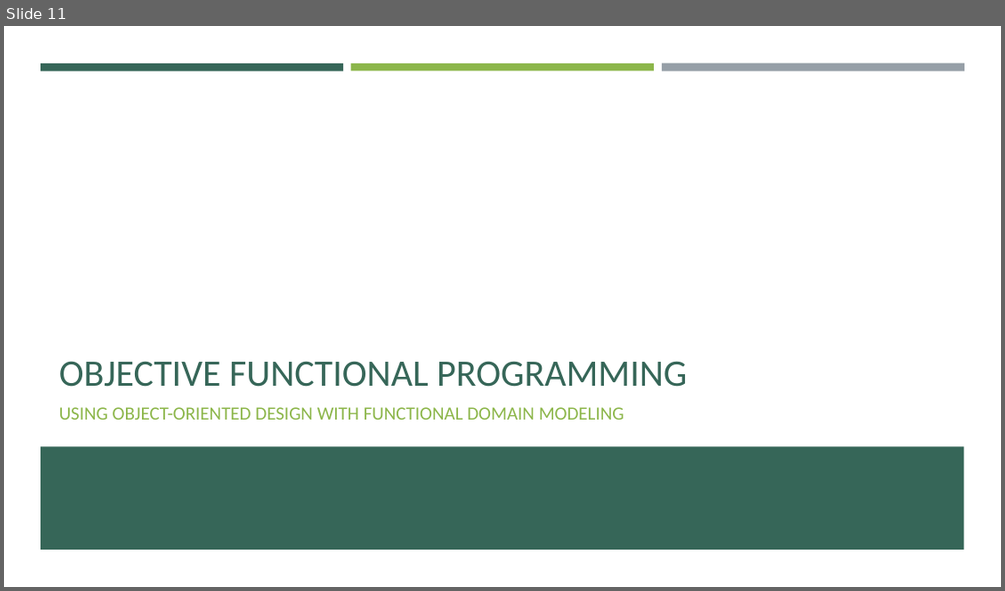
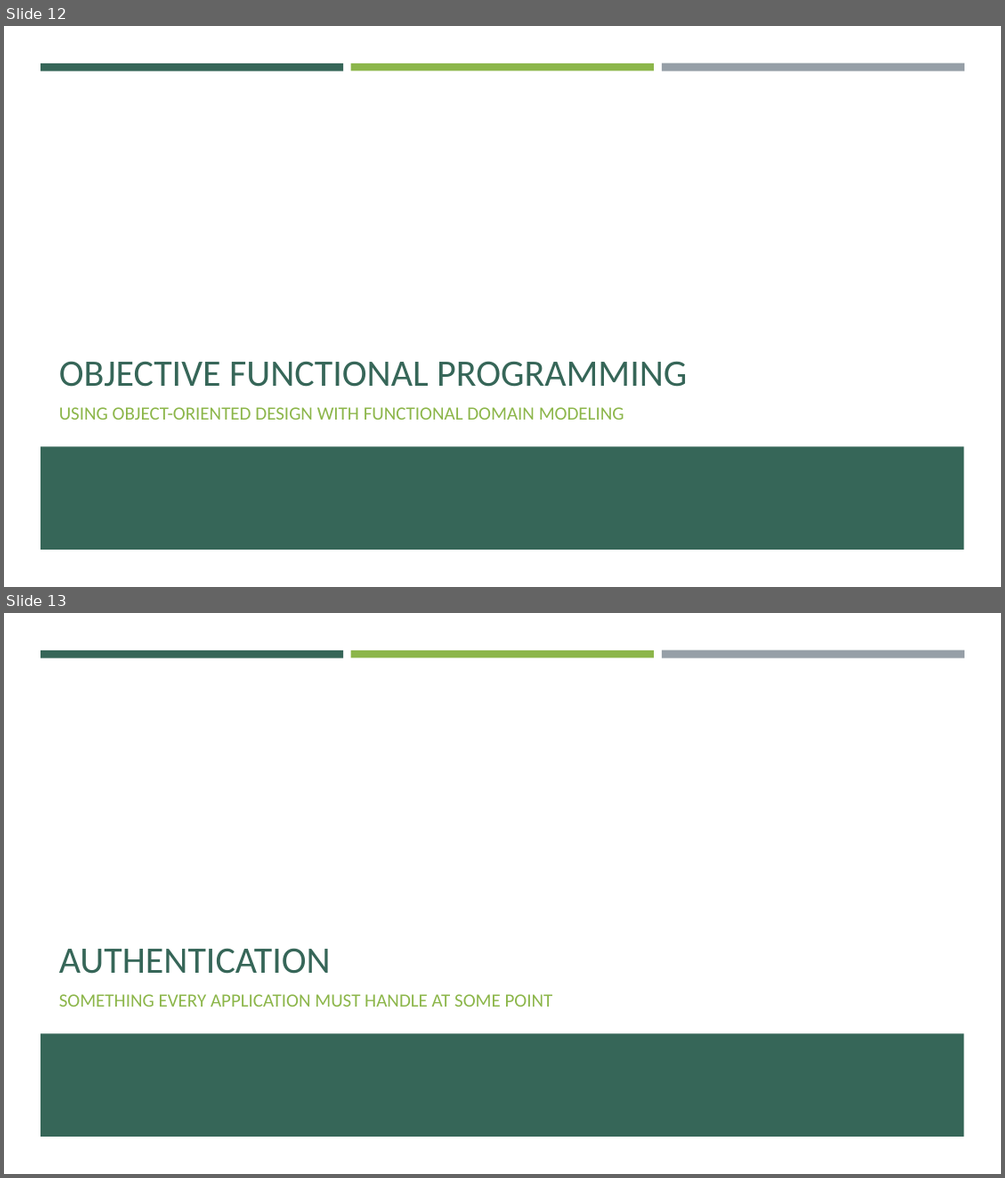
Before and after one commit to RLittlesII/talks, a slide deck: functional-programming/reactiveui/object-functional-programming/OOP.to.OFP.pptx. Shown one above the other, each under a label of ours: slide 11 before the commit, slides 12 and 13 after it. The pictures are 1005x591 and 1005x1178 pixels, drawn with LibreOffice and Linux fonts; fonts in the diff are those of the drawing. Boxes give left, top, right and bottom in pixels: in the first picture for what was removed or moved away, otherwise in the second. Text is boxed around its words. In the diff, an @@ line names an element or a change of style, - is before the commit and + after.

```diff
--- a/functional-programming/reactiveui/object-functional-programming/OOP.to.OFP.pptx
+++ b/functional-programming/reactiveui/object-functional-programming/OOP.to.OFP.pptx
@@ slide 13 added at [4, 613, 1001, 1174], background #FFFFFF; not listed: 4 template elements that a slide beside it also shows @@
@@ title added at [59, 948, 331, 973], 36 pt, text #366658 @@
+AUTHENTICATION
@@ text added at [59, 994, 553, 1006], 18 pt, text #8CB64A @@
+SOMETHING EVERY APPLICATION MUST HANDLE AT SOME POINT
@@ what was slide 11 is now slide 12 @@
```
Also in this commit, not shown: 2 slides changed, 3 other slides added.
